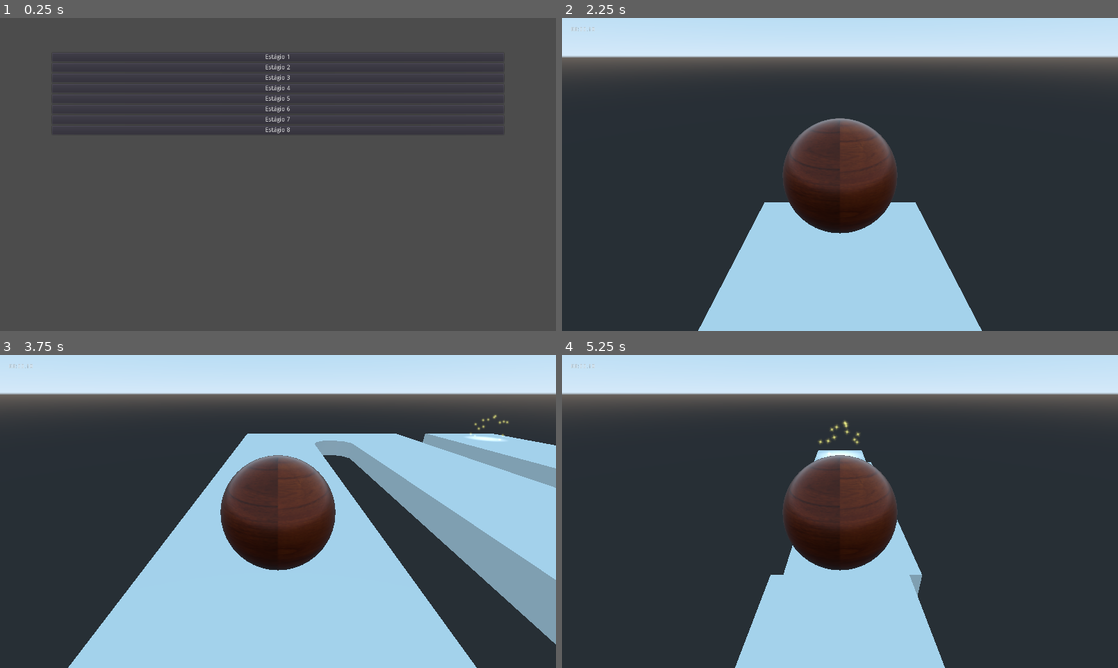
Above: before the commit, frames 1-4 (two rows, left to right).
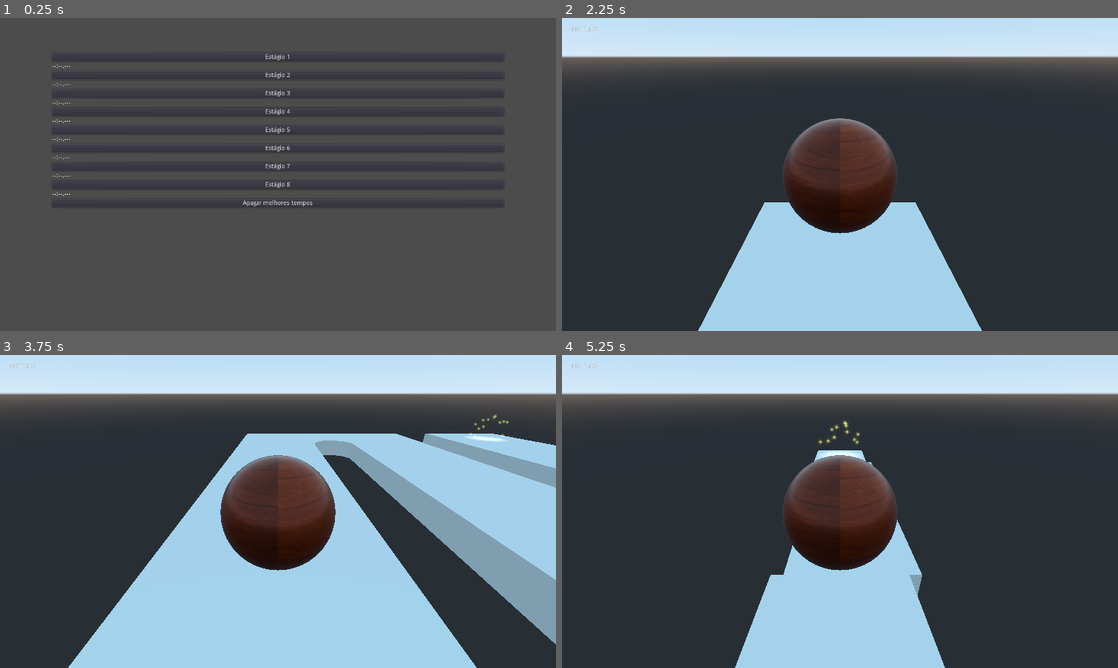
Above: after the commit, the same moments.

Repository: Brawmario/super-poli-ball
Game: Godot game, scene res://Main.tscn
Same seed, same stepped clock (60 frames per second), same inputs: the game is played once before the commit and once after it.
Inputs:
- Up to frame 1 (0.25 s): no input
- Up to frame 2 (2.25 s): click "Estágio 1" at 0.5 s; tap Enter at 1.25 s; hold Right (move_right) 1.28-2 s; tap R at 1.35 s; click "Estágio 2" at 2 s
- Up to frame 3 (3.75 s): hold Down (move_down) 2.78-3.5 s; tap R at 2.85 s; click "Estágio 3" at 3.5 s
- Up to frame 4 (5.25 s): hold Right (move_right) 4.28-5 s; tap R at 4.35 s; click "Estágio 4" at 5 s

The runs differ from the first frame. In frame 1, 1.7% of the frame differs, in the area x 9-91%, y 14-61%; in frame 2, less than 0.1%; in frame 3, less than 0.1%; in frame 4, less than 0.1%.

Commit message:
Persistencia de melhores tempos adicionada

Diff:
--- /dev/null
+++ b/AutoLoad/FN.gd
@@ -0,0 +1,9 @@
+extends Node
+
+func seconds_to_mm_ss_mmm(sec: float) -> String:
+	var mmm := String(sec - floor(sec)).pad_decimals(3)
+	# Erase extra zero
+	mmm.erase(0, 1)
+	var ss := String(int(sec) % 60).pad_zeros(2)
+	var mm := String(int(sec) / 60).pad_zeros(2)
+	return mm + ":" + ss + mmm
--- /dev/null
+++ b/AutoLoad/SaveManager.gd
@@ -0,0 +1,31 @@
+extends Node
+
+var save := {}
+const SAVE_PATH := "user://save.json"
+
+func load_save() -> void:
+	var save_file := File.new()
+	if not save_file.file_exists(SAVE_PATH):
+		return
+	save_file.open(SAVE_PATH, File.READ)
+	var json := JSON.parse(save_file.get_as_text())
+	save = json.result
+	save_file.close()
+
+
+func save_dict_to_file() -> void:
+	var save_file := File.new()
+	save_file.open(SAVE_PATH, File.WRITE)
+	save_file.store_string(JSON.print(save))
+	save_file.close()
+
+
+func save_stage_time(stage: String, time: float) -> void:
+	if not save.has(stage):
+		save[stage] = {}
+	save[stage].time = time
+
+
+func save_best_stage_time(stage: String, time: float) -> void:
+	if not save.has(stage) or time < save[stage].time:
+		save_stage_time(stage, time)
--- a/Main.gd
+++ b/Main.gd
@@ -5,11 +5,15 @@
 var ball: Ball
 var in_level = false
 
+func _ready():
+	SaveManager.load_save()
 
 func _unhandled_input(event) -> void:
 	if event is InputEventKey:
 		if event.pressed and event.scancode == KEY_R and in_level:
 			free_level()
+			SaveManager.save_dict_to_file()
+			$StageSelector.update_times()
 			$StageSelector.show()
 
 
--- a/Menu/StageSelector.gd
+++ b/Menu/StageSelector.gd
@@ -1,8 +1,21 @@
 extends MarginContainer
+
+const DUMMY_TIME := "--:--.---"
 
 var level_scene
 
 signal level_selected(packed_level)
+
+
+func update_times():
+	for stage in SaveManager.save:
+		var label := find_node("Time" + stage) as Label
+		label.text = FN.seconds_to_mm_ss_mmm(SaveManager.save[stage].time)
+
+
+func _ready():
+	SaveManager.load_save()
+	update_times()
 
 
 func _on_ButStage1_pressed():
@@ -43,3 +56,10 @@
 func _on_ButStage8_pressed():
 	var level_scene = preload("res://Stages/Stage8/Stage8.tscn")
 	emit_signal("level_selected", level_scene)
+
+
+func _on_ButClearTimes_pressed():
+	for label in get_tree().get_nodes_in_group("TimeLabels"):
+		SaveManager.save.clear()
+		SaveManager.save_dict_to_file()
+		label.text = DUMMY_TIME
--- a/Menu/StageSelector.tscn
+++ b/Menu/StageSelector.tscn
@@ -11,63 +11,140 @@
 custom_constants/margin_bottom = 80
 script = ExtResource( 1 )
 
-[node name="VBoxContainer" type="VBoxContainer" parent="."]
+[node name="HBoxContainer" type="HBoxContainer" parent="."]
 margin_left = 120.0
 margin_top = 80.0
 margin_right = 1160.0
 margin_bottom = 640.0
+alignment = 1
 
-[node name="ButStage1" type="Button" parent="VBoxContainer"]
+[node name="VBoxContainer" type="VBoxContainer" parent="HBoxContainer"]
+margin_right = 1040.0
+margin_bottom = 560.0
+size_flags_horizontal = 3
+
+[node name="ButStage1" type="Button" parent="HBoxContainer/VBoxContainer"]
 margin_right = 1040.0
 margin_bottom = 20.0
 text = "Estágio 1"
 
-[node name="ButStage2" type="Button" parent="VBoxContainer"]
+[node name="TimeStage1" type="Label" parent="HBoxContainer/VBoxContainer" groups=[
+"TimeLabels",
+]]
 margin_top = 24.0
 margin_right = 1040.0
-margin_bottom = 44.0
+margin_bottom = 38.0
+text = "--:--.---"
+
+[node name="ButStage2" type="Button" parent="HBoxContainer/VBoxContainer"]
+margin_top = 42.0
+margin_right = 1040.0
+margin_bottom = 62.0
 text = "Estágio 2"
 
-[node name="ButStage3" type="Button" parent="VBoxContainer"]
-margin_top = 48.0
+[node name="TimeStage2" type="Label" parent="HBoxContainer/VBoxContainer" groups=[
+"TimeLabels",
+]]
+margin_top = 66.0
 margin_right = 1040.0
-margin_bottom = 68.0
+margin_bottom = 80.0
+text = "--:--.---"
+
+[node name="ButStage3" type="Button" parent="HBoxContainer/VBoxContainer"]
+margin_top = 84.0
+margin_right = 1040.0
+margin_bottom = 104.0
 text = "Estágio 3"
 
-[node name="ButStage4" type="Button" parent="VBoxContainer"]
-margin_top = 72.0
+[node name="TimeStage3" type="Label" parent="HBoxContainer/VBoxContainer" groups=[
+"TimeLabels",
+]]
+margin_top = 108.0
 margin_right = 1040.0
-margin_bottom = 92.0
+margin_bottom = 122.0
+text = "--:--.---"
+
+[node name="ButStage4" type="Button" parent="HBoxContainer/VBoxContainer"]
+margin_top = 126.0
+margin_right = 1040.0
+margin_bottom = 146.0
 text = "Estágio 4"
 
-[node name="ButStage5" type="Button" parent="VBoxContainer"]
-margin_top = 96.0
-margin_right = 1040.0
-margin_bottom = 116.0
-text = "Estágio 5"
-
-[node name="ButStage6" type="Button" parent="VBoxContainer"]
-margin_top = 120.0
-margin_right = 1040.0
-margin_bottom = 140.0
-text = "Estágio 6"
-
-[node name="ButStage7" type="Button" parent="VBoxContainer"]
-margin_top = 144.0
+[node name="TimeStage4" type="Label" parent="HBoxContainer/VBoxContainer" groups=[
+"TimeLabels",
+]]
+margin_top = 150.0
 margin_right = 1040.0
 margin_bottom = 164.0
-text = "Estágio 7"
+text = "--:--.---"
 
-[node name="ButStage8" type="Button" parent="VBoxContainer"]
+[node name="ButStage5" type="Button" parent="HBoxContainer/VBoxContainer"]
 margin_top = 168.0
 margin_right = 1040.0
 margin_bottom = 188.0
+text = "Estágio 5"
+
+[node name="TimeStage5" type="Label" parent="HBoxContainer/VBoxContainer" groups=[
+"TimeLabels",
+]]
+margin_top = 192.0
+margin_right = 1040.0
+margin_bottom = 206.0
+text = "--:--.---"
+
+[node name="ButStage6" type="Button" parent="HBoxContainer/VBoxContainer"]
+margin_top = 210.0
+margin_right = 1040.0
+margin_bottom = 230.0
+text = "Estágio 6"
+
+[node name="TimeStage6" type="Label" parent="HBoxContainer/VBoxContainer" groups=[
+"TimeLabels",
+]]
+margin_top = 234.0
+margin_right = 1040.0
+margin_bottom = 248.0
+text = "--:--.---"
+
+[node name="ButStage7" type="Button" parent="HBoxContainer/VBoxContainer"]
+margin_top = 252.0
+margin_right = 1040.0
+margin_bottom = 272.0
+text = "Estágio 7"
+
+[node name="TimeStage7" type="Label" parent="HBoxContainer/VBoxContainer" groups=[
+"TimeLabels",
+]]
+margin_top = 276.0
+margin_right = 1040.0
+margin_bottom = 290.0
+text = "--:--.---"
+
+[node name="ButStage8" type="Button" parent="HBoxContainer/VBoxContainer"]
+margin_top = 294.0
+margin_right = 1040.0
+margin_bottom = 314.0
 text = "Estágio 8"
-[connection signal="pressed" from="VBoxContainer/ButStage1" to="." method="_on_ButStage1_pressed"]
-[connection signal="pressed" from="VBoxContainer/ButStage2" to="." method="_on_ButStage2_pressed"]
-[connection signal="pressed" from="VBoxContainer/ButStage3" to="." method="_on_ButStage3_pressed"]
-[connection signal="pressed" from="VBoxContainer/ButStage4" to="." method="_on_ButStage4_pressed"]
-[connection signal="pressed" from="VBoxContainer/ButStage5" to="." method="_on_ButStage5_pressed"]
-[connection signal="pressed" from="VBoxContainer/ButStage6" to="." method="_on_ButStage6_pressed"]
-[connection signal="pressed" from="VBoxContainer/ButStage7" to="." method="_on_ButStage7_pressed"]
-[connection signal="pressed" from="VBoxContainer/ButStage8" to="." method="_on_ButStage8_pressed"]
+
+[node name="TimeStage8" type="Label" parent="HBoxContainer/VBoxContainer" groups=[
+"TimeLabels",
+]]
+margin_top = 318.0
+margin_right = 1040.0
+margin_bottom = 332.0
+text = "--:--.---"
+
+[node name="ButClearTimes" type="Button" parent="HBoxContainer/VBoxContainer"]
+margin_top = 336.0
+margin_right = 1040.0
+margin_bottom = 356.0
+text = "Apagar melhores tempos"
+[connection signal="pressed" from="HBoxContainer/VBoxContainer/ButStage1" to="." method="_on_ButStage1_pressed"]
+[connection signal="pressed" from="HBoxContainer/VBoxContainer/ButStage2" to="." method="_on_ButStage2_pressed"]
+[connection signal="pressed" from="HBoxContainer/VBoxContainer/ButStage3" to="." method="_on_ButStage3_pressed"]
+[connection signal="pressed" from="HBoxContainer/VBoxContainer/ButStage4" to="." method="_on_ButStage4_pressed"]
+[connection signal="pressed" from="HBoxContainer/VBoxContainer/ButStage5" to="." method="_on_ButStage5_pressed"]
+[connection signal="pressed" from="HBoxContainer/VBoxContainer/ButStage6" to="." method="_on_ButStage6_pressed"]
+[connection signal="pressed" from="HBoxContainer/VBoxContainer/ButStage7" to="." method="_on_ButStage7_pressed"]
+[connection signal="pressed" from="HBoxContainer/VBoxContainer/ButStage8" to="." method="_on_ButStage8_pressed"]
+[connection signal="pressed" from="HBoxContainer/VBoxContainer/ButClearTimes" to="." method="_on_ButClearTimes_pressed"]
--- a/Stages/StageTemplate.gd
+++ b/Stages/StageTemplate.gd
@@ -10,18 +10,12 @@
 func _process(delta: float) -> void:
 	if not level_ended:
 		time += delta
-		var mil := String(time - floor(time))
-		mil = mil.pad_decimals(2)
-		mil.erase(0, 2)
-		var sec := String(int(time) % 60)
-		sec = sec.pad_zeros(2)
-		var minutes := String(int(time) / 60)
-		minutes = minutes.pad_zeros(2)
-		$StageUI/Time.text = minutes + ":" + sec + "." + mil
+		$StageUI/Time.text = FN.seconds_to_mm_ss_mmm(time)
 
 
 func _on_Goal_ball_entered():
 	level_ended = true
+	SaveManager.save_best_stage_time(name, time)
 
 
 func _on_Goal_animation_finished():
--- a/project.godot
+++ b/project.godot
@@ -23,6 +23,11 @@
 config/name="super-poli-ball"
 run/main_scene="res://Main.tscn"
 config/icon="res://icon.png"
+
+[autoload]
+
+FN="*res://AutoLoad/FN.gd"
+SaveManager="*res://AutoLoad/SaveManager.gd"
 
 [display]
 
